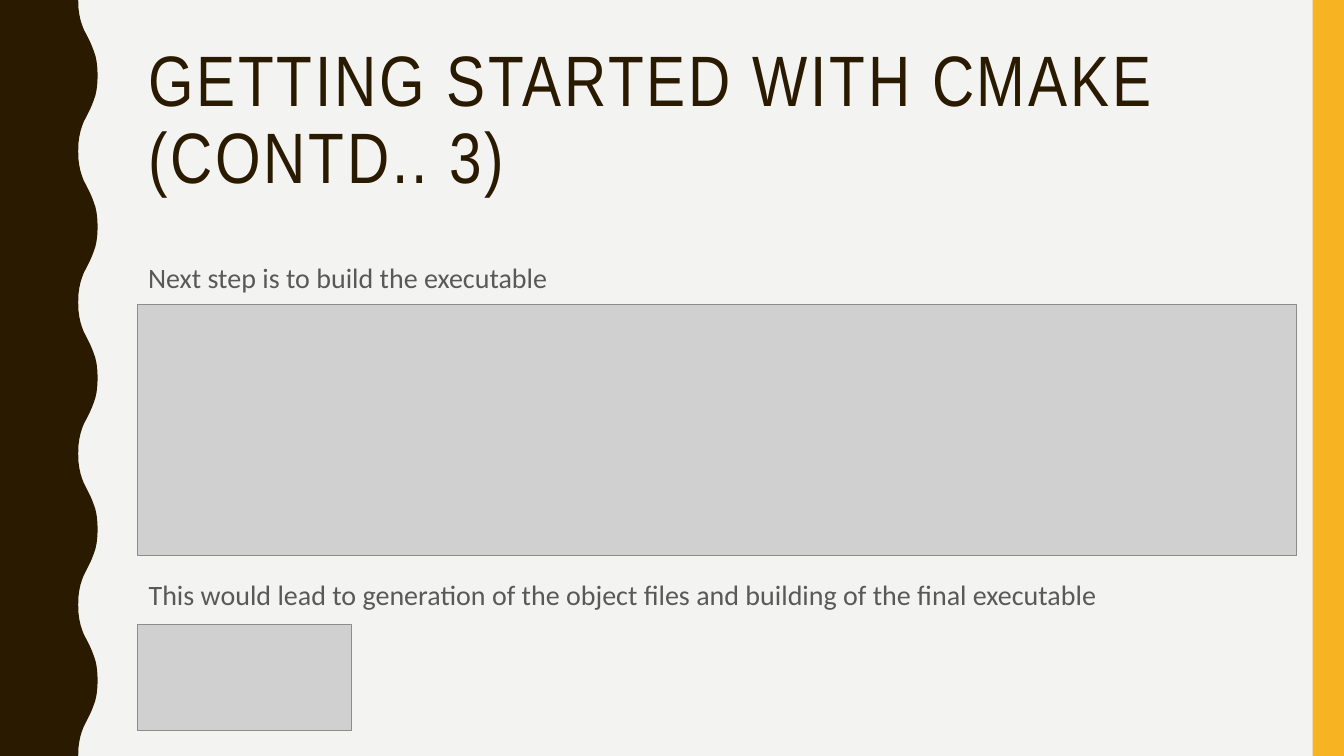
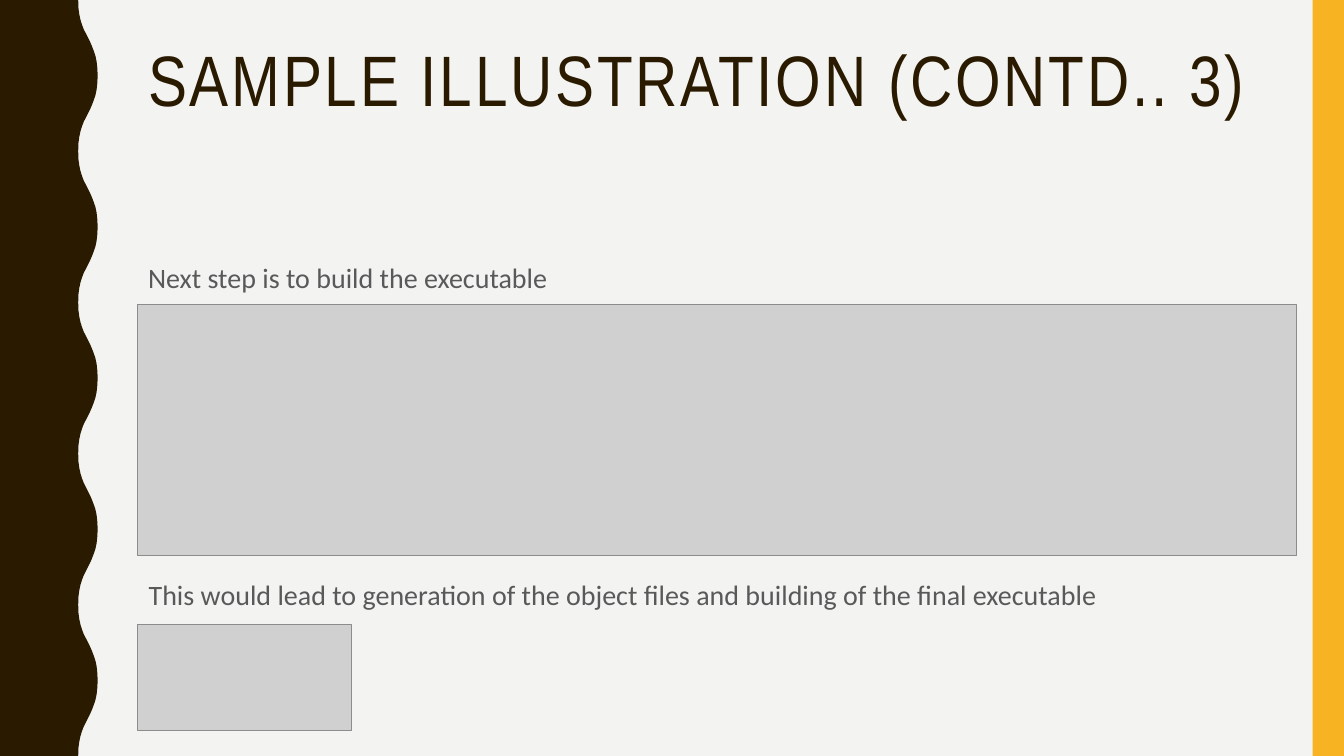
Before and after one commit to VSPhaneendraPaluri/cmakeforneophytes, a slide deck: slide 14 of slide-deck/learn-cmake.pptx. Drawn at 1344x756 pixels with LibreOffice and Linux fonts; fonts in the diff are those of the drawing; grey boxes stand for pictures. Boxes give left, top, right and bottom in pixels: in the first picture for what was removed or moved away, otherwise in the second. Text is boxed around its words. In the diff, an @@ line names an element or a change of style, - is before the commit and + after.

```diff
--- a/slide-deck/learn-cmake.pptx
+++ b/slide-deck/learn-cmake.pptx
@@ title at box(148, 54, 1244, 120): text changed @@
-GETTING STARTED WITH CMAKE (CONTD.. 3)
+SAMPLE ILLUSTRATION (CONTD.. 3)
```
Also in this commit, not shown: 10 other slides changed, 1 other file.
